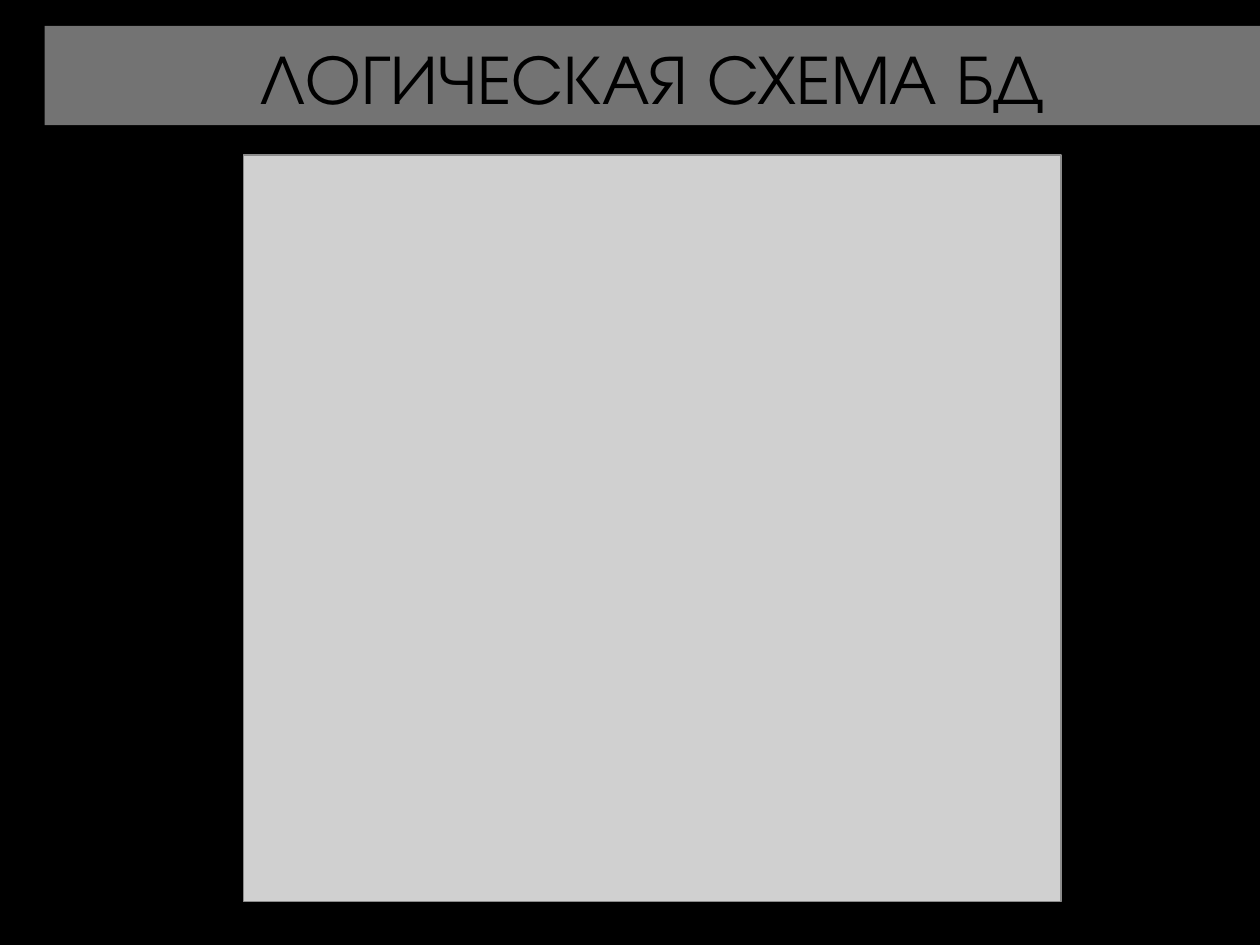
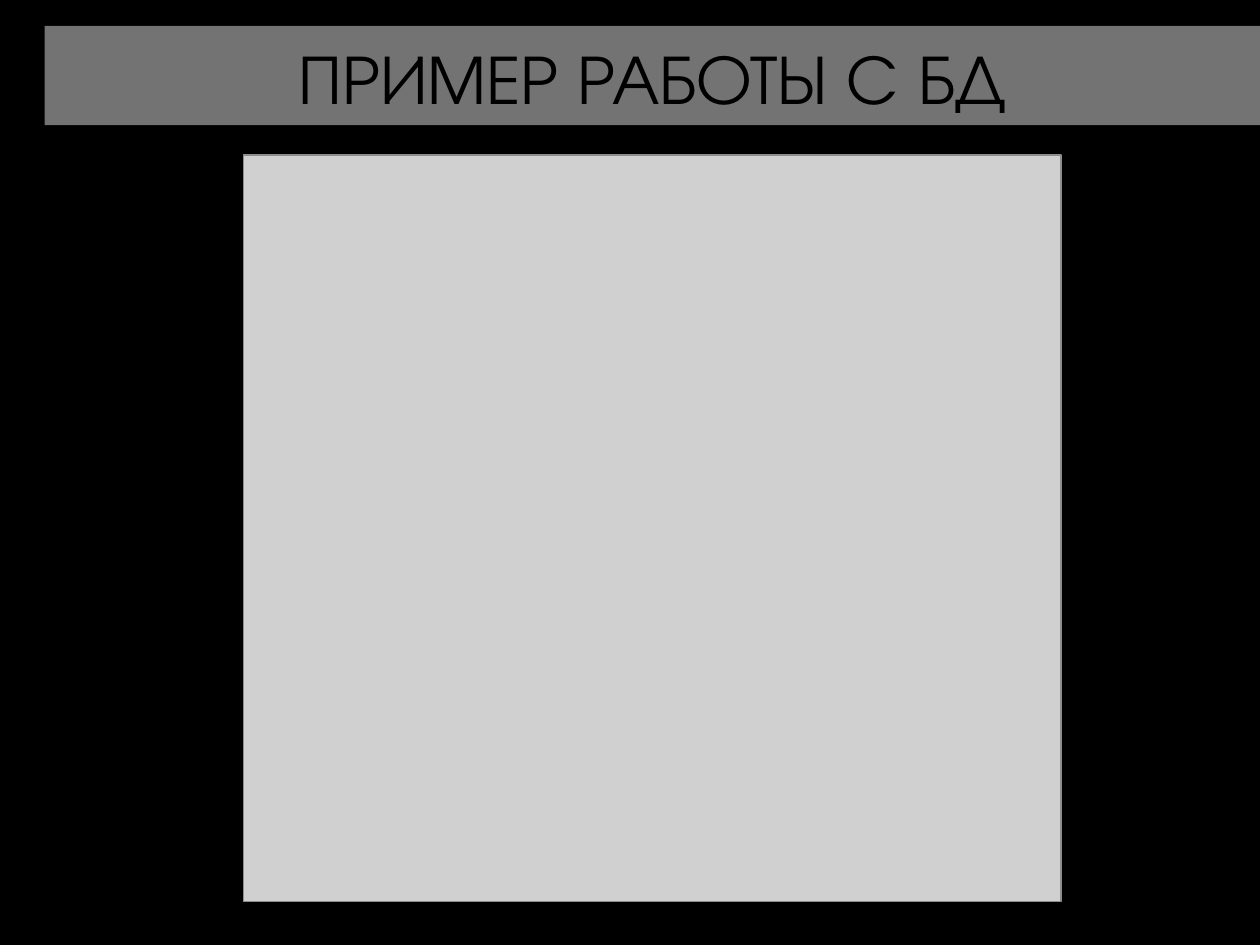
Before and after one commit to Cashik/CulinaryGuide, a slide deck: slide 10 of Отчет/Alina_Isakova.pptx. Drawn at 1260x945 pixels with LibreOffice and Linux fonts; fonts in the diff are those of the drawing; grey boxes stand for pictures; background and template pictures are left out. Boxes give left, top, right and bottom in pixels: in the first picture for what was removed or moved away, otherwise in the second. Text is boxed around its words. In the diff, an @@ line names an element or a change of style, - is before the commit and + after.

```diff
--- a/Отчет/Alina_Isakova.pptx
+++ b/Отчет/Alina_Isakova.pptx
@@ title at box(299, 56, 1005, 113): text changed @@
-ЛОГИЧЕСКАЯ СХЕМА БД
+ПРИМЕР РАБОТЫ С БД
```
Also in this commit, not shown: 2 other slides changed.
